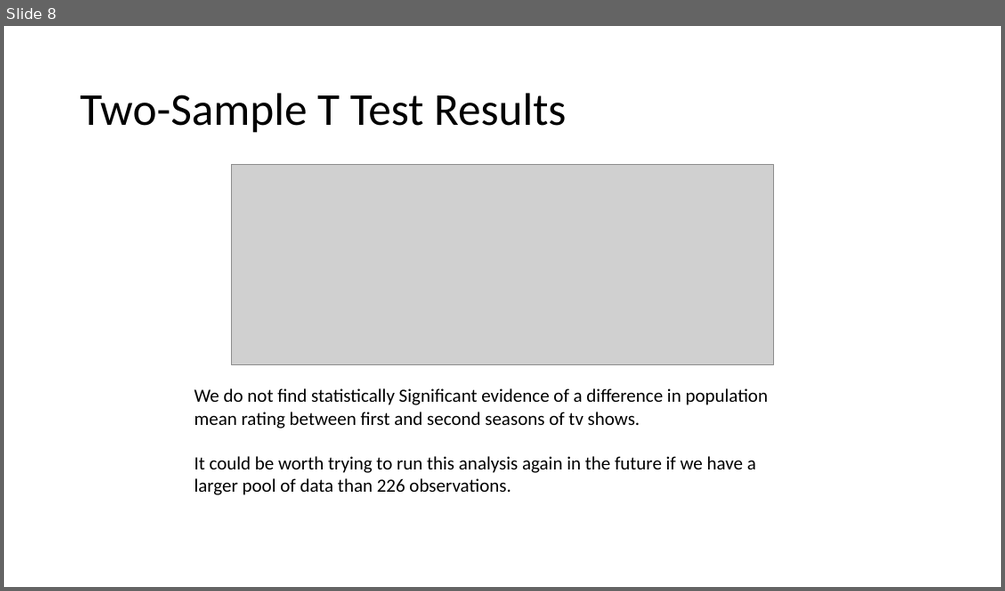
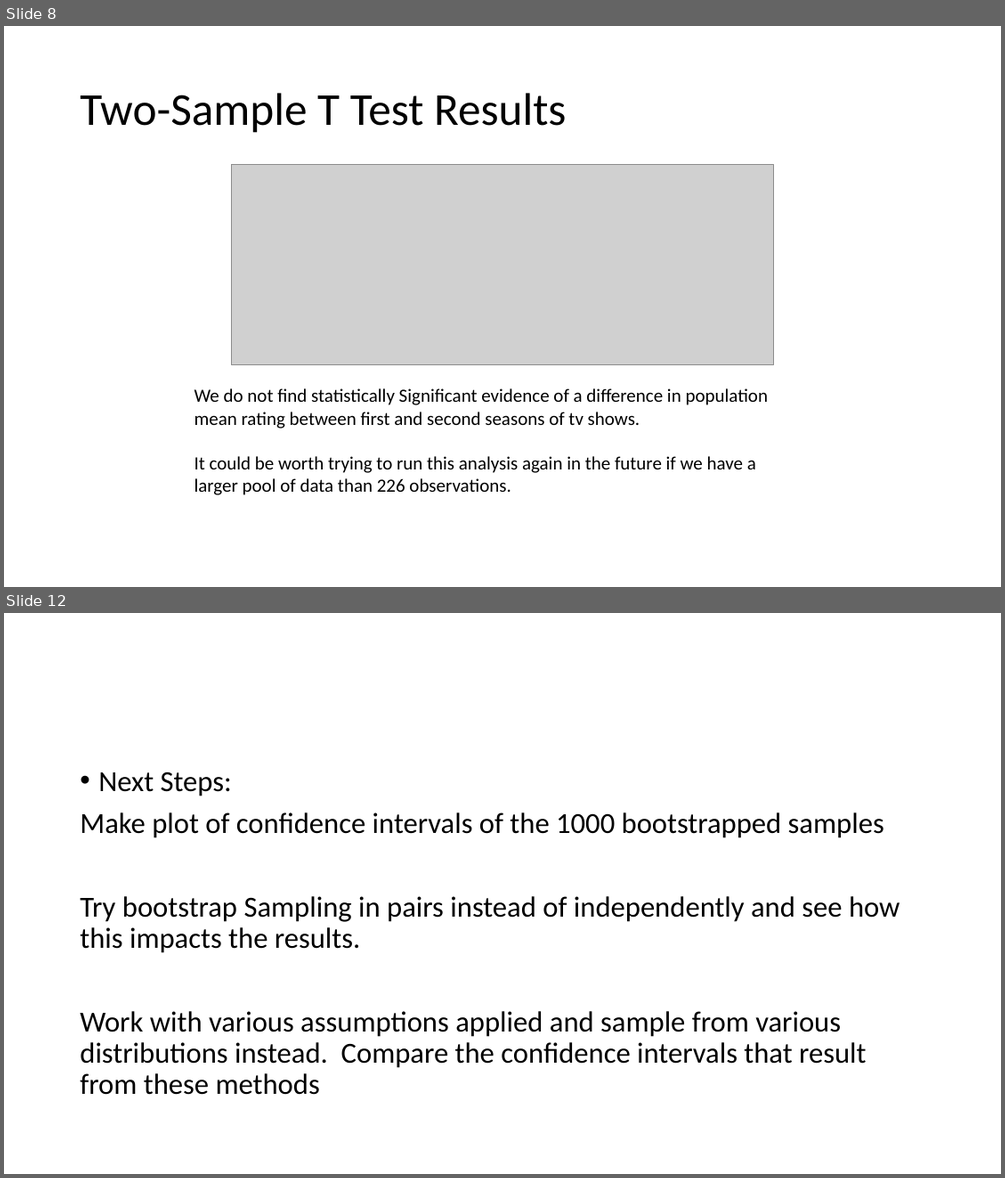
Before and after one commit to stat400-csu/project-8, a slide deck: 400 Presentation.pptx. Shown one above the other, each under a label of ours: slide 8 before the commit, slides 8 and 12 after it; the slides between them are not shown. The pictures are 1005x591 and 1005x1178 pixels, drawn with LibreOffice and Linux fonts; fonts in the diff are those of the drawing; grey boxes stand for pictures. Boxes give left, top, right and bottom in pixels: in the first picture for what was removed or moved away, otherwise in the second. Text is boxed around its words. In the diff, an @@ line names an element or a change of style, - is before the commit and + after.

```diff
--- a/400 Presentation.pptx
+++ b/400 Presentation.pptx
@@ slide 12 added at bbox=[4, 613, 1001, 1174], background #FFFFFF @@
@@ text added at bbox=[80, 771, 900, 1094], 28 pt, text #000000 @@
+• Next Steps:
+Make plot of confidence intervals of the 1000 bootstrapped samples
+Try bootstrap Sampling in pairs instead of independently and see how this impacts the results.
+Work with various assumptions applied and sample from various distributions instead. Compare the confidence intervals that result from these methods
```
Also in this commit, not shown: 3 other slides added, 1 slide removed.
